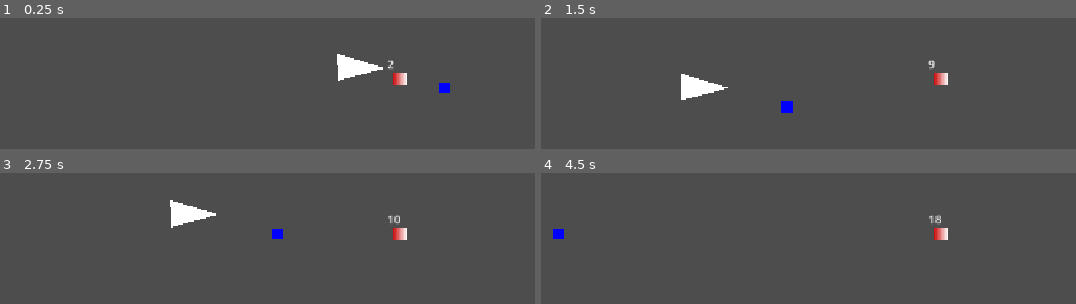
Above: before the commit, frames 1-4 (two rows, left to right).
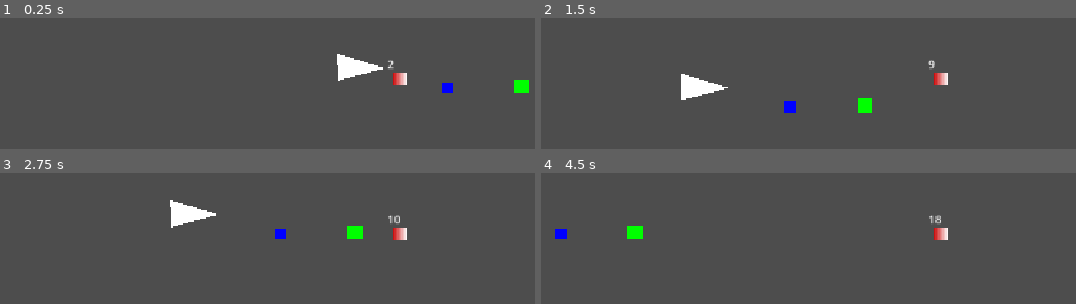
Above: after the commit, the same moments.

Repository: orfnyc/ProjectQuack2627GroupB
Game: Godot game, scene res://Gyms/Tudor/assets/scenes/main.tscn
Same seed, same stepped clock (60 frames per second), same inputs: the game is played once before the commit and once after it. The project has no main scene, so this scene is started directly.
Inputs:
- Up to frame 1 (0.25 s): no input
- Up to frame 2 (1.5 s): tap Enter (ui_text_newline) at 0.5, 0.6, 1.35 s; hold Right (ui_right) from 0.53 s (still down); tap Space (ui_select) at 0.77 s
- Up to frame 3 (2.75 s): tap Space (ui_select) at 1.52 s; release Right (ui_right) at 2.03 s; hold Left (ui_left) from 2.03 s (still down); tap Enter (ui_text_newline) at 2.1 s
- Up to frame 4 (4.5 s): release Left (ui_left) at 2.78 s; hold Right (ui_right) 2.78-4.28 s; tap Enter (ui_text_newline) at 2.85, 3.6, 4.35 s; tap Space (ui_select) at 3.02, 3.77 s; hold Left (ui_left) from 4.28 s (still down)

The runs differ from the first frame. In frame 1, 0.4% of the frame differs, in the area x 82-99%, y 47-58%; in frame 2, 0.4%, in the area x 44-62%, y 61-73%; in frame 3, 0.4%; in frame 4, 0.4%.

Commit message:
Testing adding multiple NPCs, switched where NPC subnodes are instantiated

Diff:
--- a/Gyms/Tudor/assets/scenes/main.tscn
+++ b/Gyms/Tudor/assets/scenes/main.tscn
@@ -17,6 +17,15 @@
 [sub_resource type="RectangleShape2D" id="RectangleShape2D_acip0"]
 size = Vector2(64, 28)
 
+[sub_resource type="Gradient" id="Gradient_acip0"]
+colors = PackedColorArray(0, 1, 0, 1, 0, 1, 0, 1)
+
+[sub_resource type="GradientTexture2D" id="GradientTexture2D_cqmin"]
+gradient = SubResource("Gradient_acip0")
+
+[sub_resource type="RectangleShape2D" id="RectangleShape2D_cqmin"]
+size = Vector2(53.5, 33.5)
+
 [node name="Node2D" type="Node2D" unique_id=1760891119]
 
 [node name="Player" parent="." unique_id=35293542 instance=ExtResource("1_o7gkj")]
@@ -35,15 +44,43 @@
 shape = SubResource("WorldBoundaryShape2D_cqmin")
 
 [node name="NPC" parent="." unique_id=599981816 instance=ExtResource("2_81p0b")]
-position = Vector2(57, -18)
+position = Vector2(68, -8)
 hello_dialogue = "hello gradient man"
 sell_dialogue = "thanks for your purchase"
+reject_dialogue = "sorry you dont have enough mult"
 sell_cost = 25
 
 [node name="Sprite2D" type="Sprite2D" parent="NPC" unique_id=211480709]
-position = Vector2(7, 10)
 texture = SubResource("GradientTexture2D_81p0b")
 
 [node name="CollisionShape2D" type="CollisionShape2D" parent="NPC" unique_id=299081277]
-position = Vector2(7, 4)
 shape = SubResource("RectangleShape2D_acip0")
+
+[node name="Dialogue" type="Label" parent="NPC" unique_id=278634862]
+offset_left = -21.0
+offset_top = -38.0
+offset_right = 32.0
+offset_bottom = -15.0
+metadata/_edit_use_anchors_ = true
+
+[node name="NPC2" parent="." unique_id=677988152 instance=ExtResource("2_81p0b")]
+hello_dialogue = "oh hey gradient man"
+sell_dialogue = "sell me this multiplier"
+reject_dialogue = "poor"
+sell_cost = 1
+
+[node name="Sprite2D" type="Sprite2D" parent="NPC2" unique_id=1909961803]
+position = Vector2(175, -10.5)
+scale = Vector2(0.34375, 0.296875)
+texture = SubResource("GradientTexture2D_cqmin")
+
+[node name="CollisionShape2D" type="CollisionShape2D" parent="NPC2" unique_id=756262796]
+position = Vector2(177.75, -11.75)
+shape = SubResource("RectangleShape2D_cqmin")
+
+[node name="Dialogue" type="Label" parent="NPC2" unique_id=1463348126]
+offset_left = 151.0
+offset_top = -52.0
+offset_right = 204.0
+offset_bottom = -29.0
+metadata/_edit_use_anchors_ = true
--- a/Gyms/Tudor/assets/scenes/npc.tscn
+++ b/Gyms/Tudor/assets/scenes/npc.tscn
@@ -5,12 +5,5 @@
 [node name="NPC" type="Area2D" unique_id=599981816]
 script = ExtResource("1_x7cxw")
 
-[node name="Dialogue" type="Label" parent="." unique_id=1055809395]
-offset_left = -22.0
-offset_top = -75.0
-offset_right = 31.0
-offset_bottom = -52.0
-metadata/_edit_use_anchors_ = true
-
 [connection signal="body_entered" from="." to="." method="_on_body_entered"]
 [connection signal="body_exited" from="." to="." method="_on_body_exited"]
--- a/Gyms/Tudor/assets/scenes/testnpc.gd
+++ b/Gyms/Tudor/assets/scenes/testnpc.gd
@@ -3,10 +3,11 @@
 @onready var dialogue = $Dialogue
 @export var hello_dialogue: String = ""
 @export var sell_dialogue: String = ""
+@export var reject_dialogue: String = ""
 @export var sell_cost: int = 0
 # Called when the node enters the scene tree for the first time.
 func _ready() -> void:
-	pass # Replace with function body.
+	dialogue.text = ""
 
 
 # Called every frame. 'delta' is the elapsed time since the previous frame.
@@ -14,19 +15,19 @@
 	var bodies = get_overlapping_bodies()
 	for body in bodies:
 		if body is CharacterBody2D:
-			if body.mult >= sell_cost:
-				if Input.is_action_just_pressed("ui_text_newline"):
+			if Input.is_action_just_pressed("ui_text_newline"):
+				if body.mult >= sell_cost:
 					dialogue.text = sell_dialogue
 					body.mult -= sell_cost
-	pass
+				else:
+					dialogue.text = reject_dialogue
 
 func _on_body_entered(body: Node2D) -> void:
-	print("hi")
-	dialogue.text = hello_dialogue
-
-	pass # Replace with function body.
+	if body is CharacterBody2D:
+		print("hi")
+		dialogue.text = hello_dialogue
 
 func _on_body_exited(body: Node2D) -> void:
-	print("bye")
-	dialogue.text = ""
-	pass # Replace with function body.
+	if body is CharacterBody2D:
+		print("bye")
+		dialogue.text = ""
